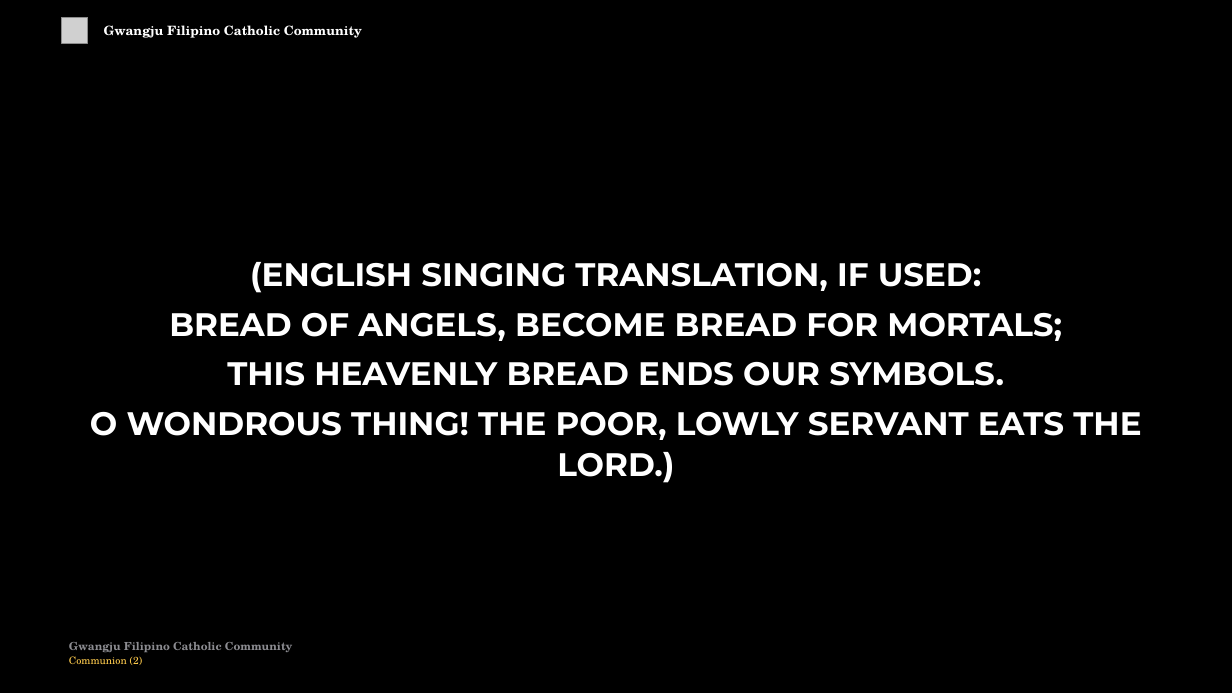
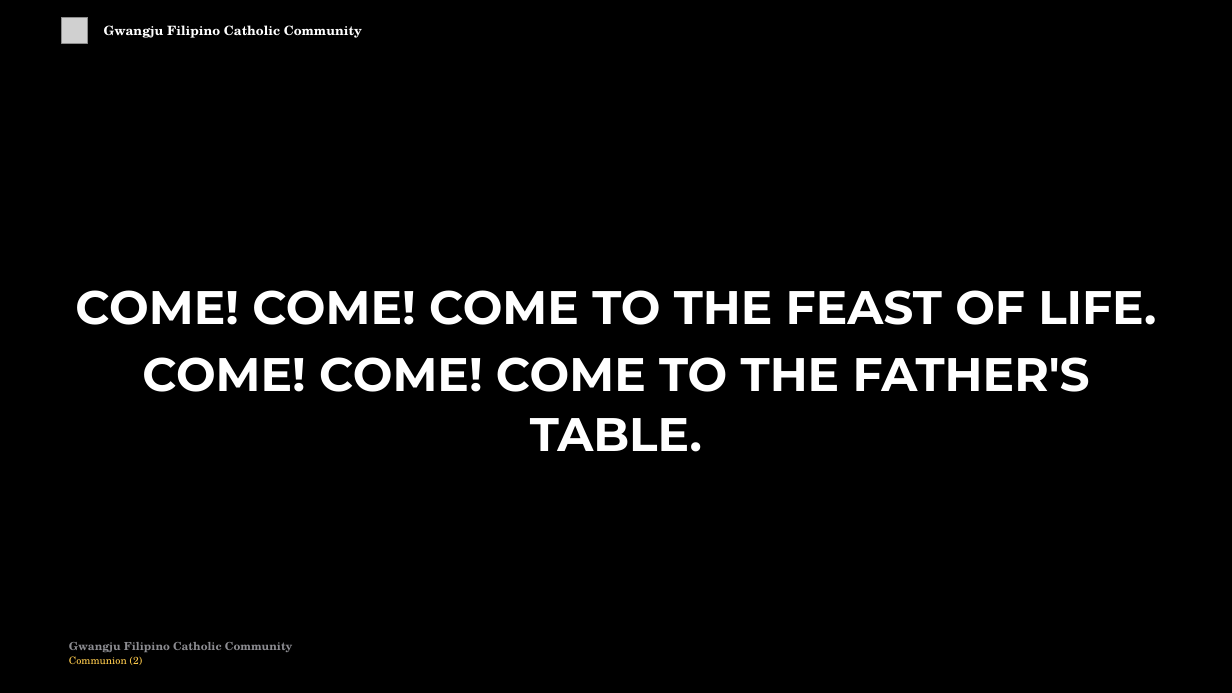
Before and after one commit to divinogabriel9/verbum, a slide deck: slide 63 of outputs/GFCC17May2026_Eastertide.pptx (slide 60 before the commit). Drawn at 1232x693 pixels with LibreOffice and Linux fonts; fonts in the diff are those of the drawing; grey boxes stand for pictures. Boxes give left, top, right and bottom in pixels: in the first picture for what was removed or moved away, otherwise in the second. Text is boxed around its words. In the diff, an @@ line names an element or a change of style, - is before the commit and + after.

```diff
--- a/outputs/GFCC17May2026_Eastertide.pptx
+++ b/outputs/GFCC17May2026_Eastertide.pptx
@@ text at (75, 290, 1156, 452): text changed; size 38 to 55 pt @@
-(ENGLISH SINGING TRANSLATION, IF USED:
-BREAD OF ANGELS, BECOME BREAD FOR MORTALS;
-THIS HEAVENLY BREAD ENDS OUR SYMBOLS.
-O WONDROUS THING! THE POOR, LOWLY SERVANT EATS THE LORD.)
+COME! COME! COME TO THE FEAST OF LIFE.
+COME! COME! COME TO THE FATHER'S TABLE.
```
Also in this commit, not shown: 10 other slides changed, 13 slides added, 2 slides removed, 11 other files.
